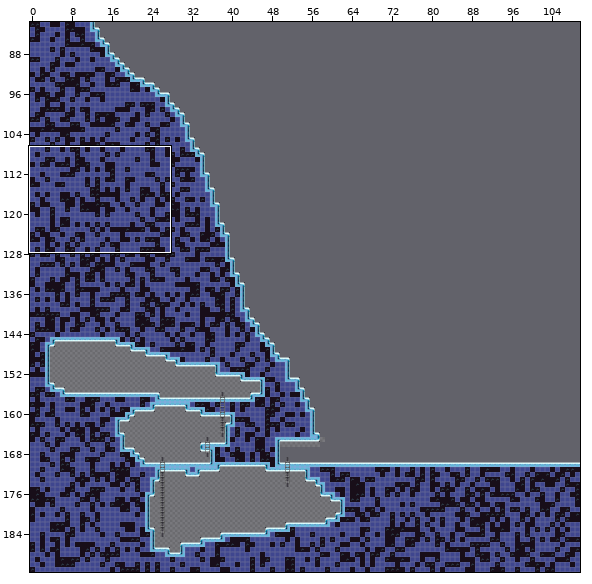
One commit to this Tiled map: Assets/_Tilemap/Editing/Winter_Map.tmx. The picture above shows the old version from afar; the outline marks the close-up.
Close-up. First the earlier version:
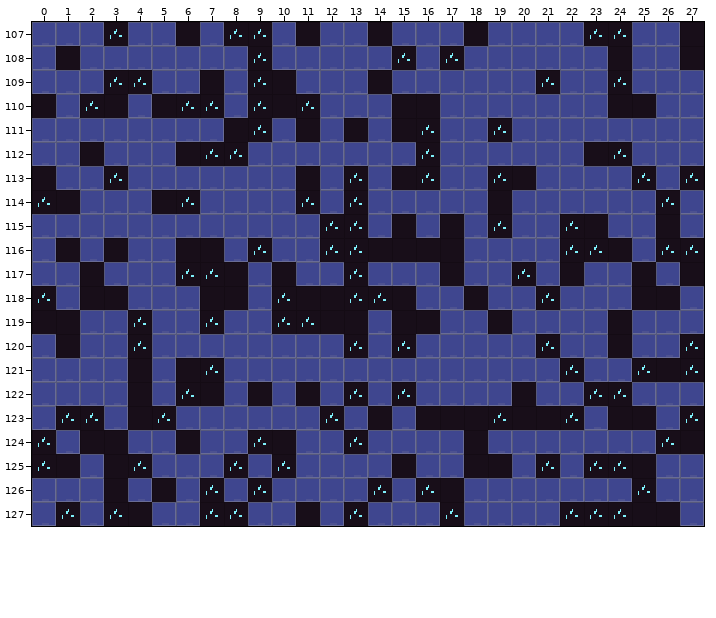
Cells are 16x16 px. Shown: x 0..27, y 107..127. The commit also changed other parts of the map, which this record leaves out.
And afterwards:
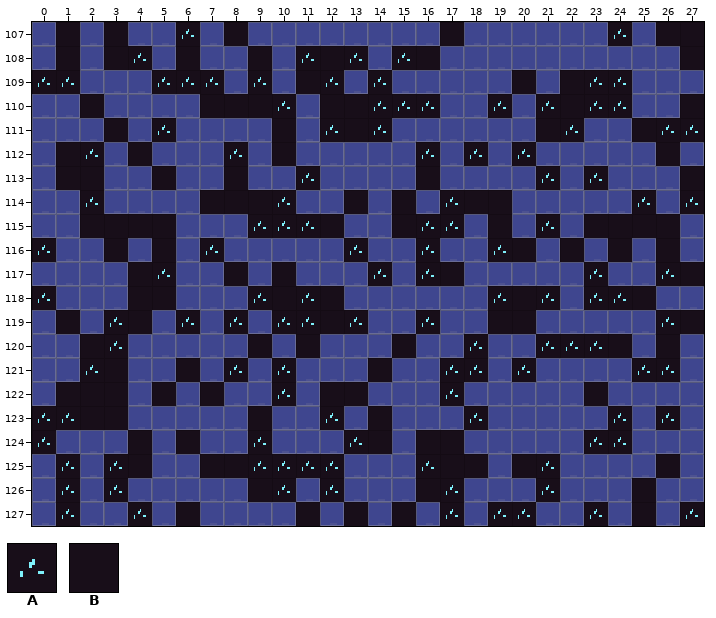
Key: from "Winter": A 13, B 17.
_ is an empty cell.
Tiles replaced or removed in this view: A, B.
The exact change:
Changed rows in their new state; . is an unchanged cell.
Layer "Decorated":
first column x 0:
107 .B.B..A.B_._.._..B_...._..B.
108 ...BA.B..B.ABA..B_......_...
109 AA.__AAA.._BA.A.....B_BA....
110 _.B_.__BBBA_BBAAA..A.ABAA_.B
111 ...B.A..__B_A.A__.._.BA..BAA
112 .BA.B.__..B.......A.A..__.B.
113 _BB_.B..B..A._._B..__A.A._.B
114 __A..__BBBA_.B.B.AB......A_A
115 ..BBBB...AAAB_..AA.B.A_.BB..
116 A_...B_A._.._.__A_.AB.B_..B_
117 .._.BA__....._A.A..._._A._A.
118 ..__BB.__ABA.___.._AB..AA._.
119 _..AB.A_A....A._A...B..._.AB
120 ._BA_....B.B._.B..A...AA..B_
121 ..AB_.._A.A...B..AA.A._...A_
122 .BBB_B_.._A_BB._.A.._..B_...
123 A.BB__...B......__A____.A_A_
124 ..__B....._...B.BB_....AA.__
125 _A.AB..BBA.AA.._AB._B..___B.
126 .A.A._._.BA.A._.BA...A...B..
127 ..._A.B__....B.B...AA._._._A
Boxes around the changes in both close-ups, in picture pixels (x1, y1, x2, y2):
changed: (32, 22, 704, 526)
